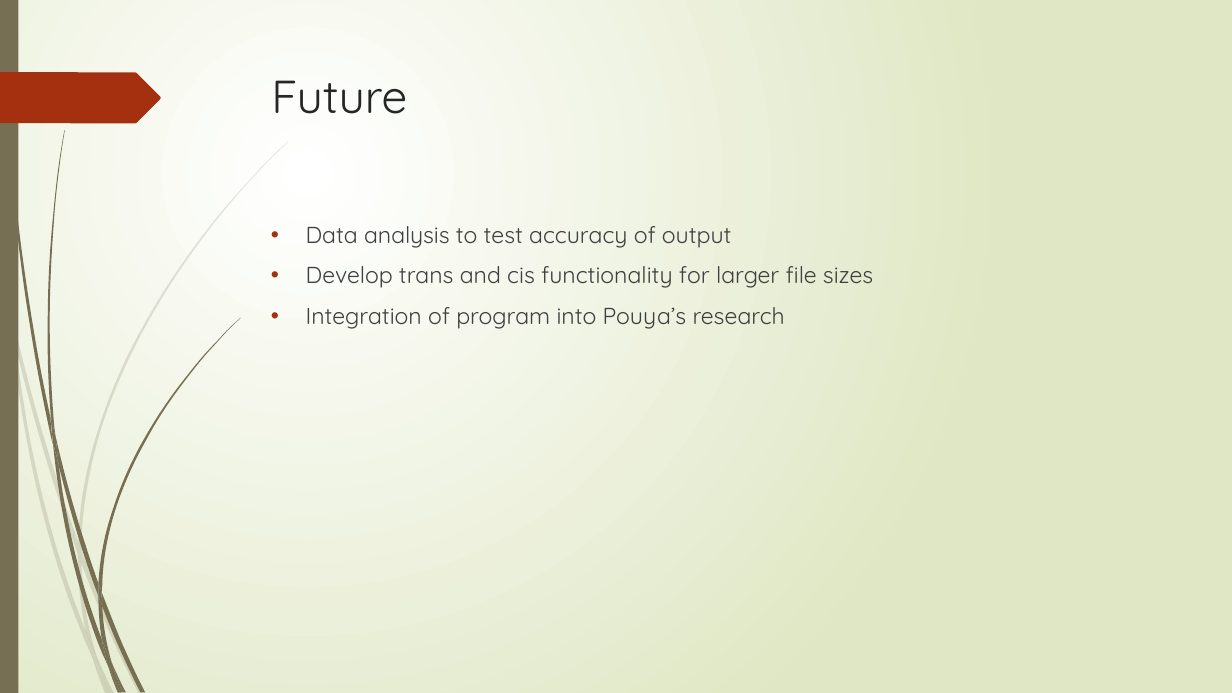
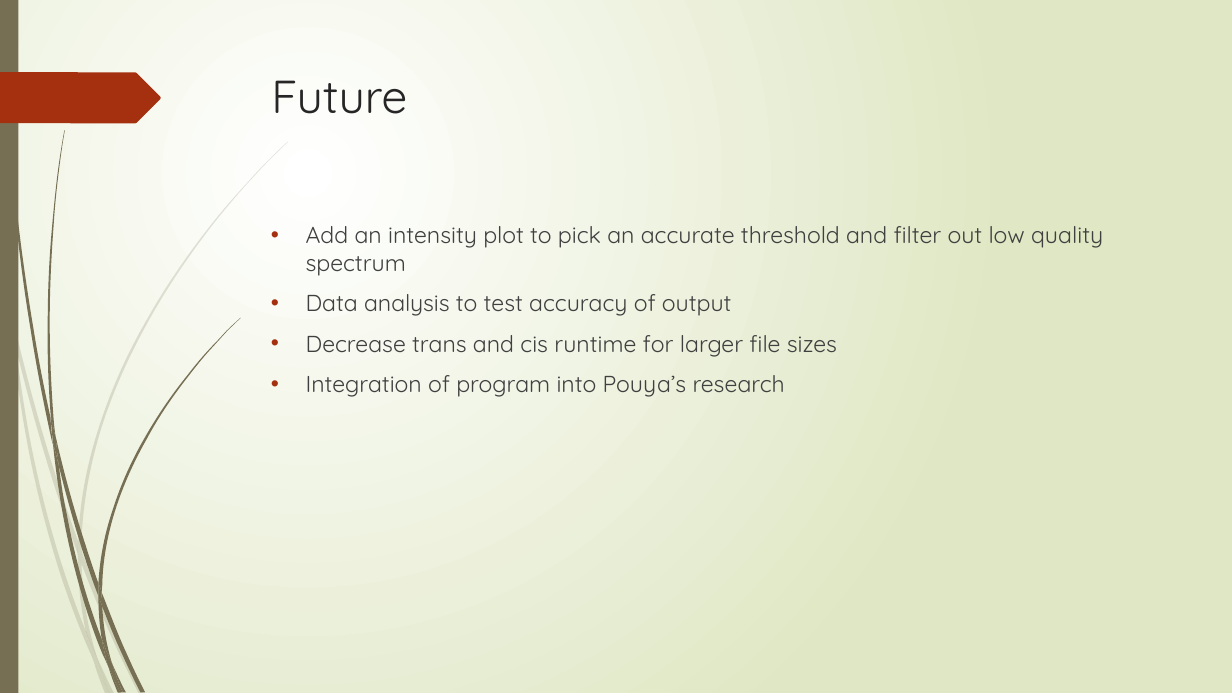
Before and after one commit to nhcha6/MersProject, a slide deck: slide 19 of MersProject/LabMeetingPresentation.pptx. Drawn at 1232x693 pixels with LibreOffice and Linux fonts; fonts in the diff are those of the drawing. Boxes give left, top, right and bottom in pixels: in the first picture for what was removed or moved away, otherwise in the second. Text is boxed around its words. In the diff, an @@ line names an element or a change of style, - is before the commit and + after.

```diff
--- a/MersProject/LabMeetingPresentation.pptx
+++ b/MersProject/LabMeetingPresentation.pptx
@@ text at [306, 226, 1103, 276]: paragraph added @@
+• Add an intensity plot to pick an accurate threshold and filter out low quality spectrum
@@ text at [306, 335, 837, 357]: text changed @@
-• Develop trans and cis functionality for larger file sizes
+• Decrease trans and cis runtime for larger file sizes
```
Also in this commit, not shown: 8 other slides changed, 1 other file.
